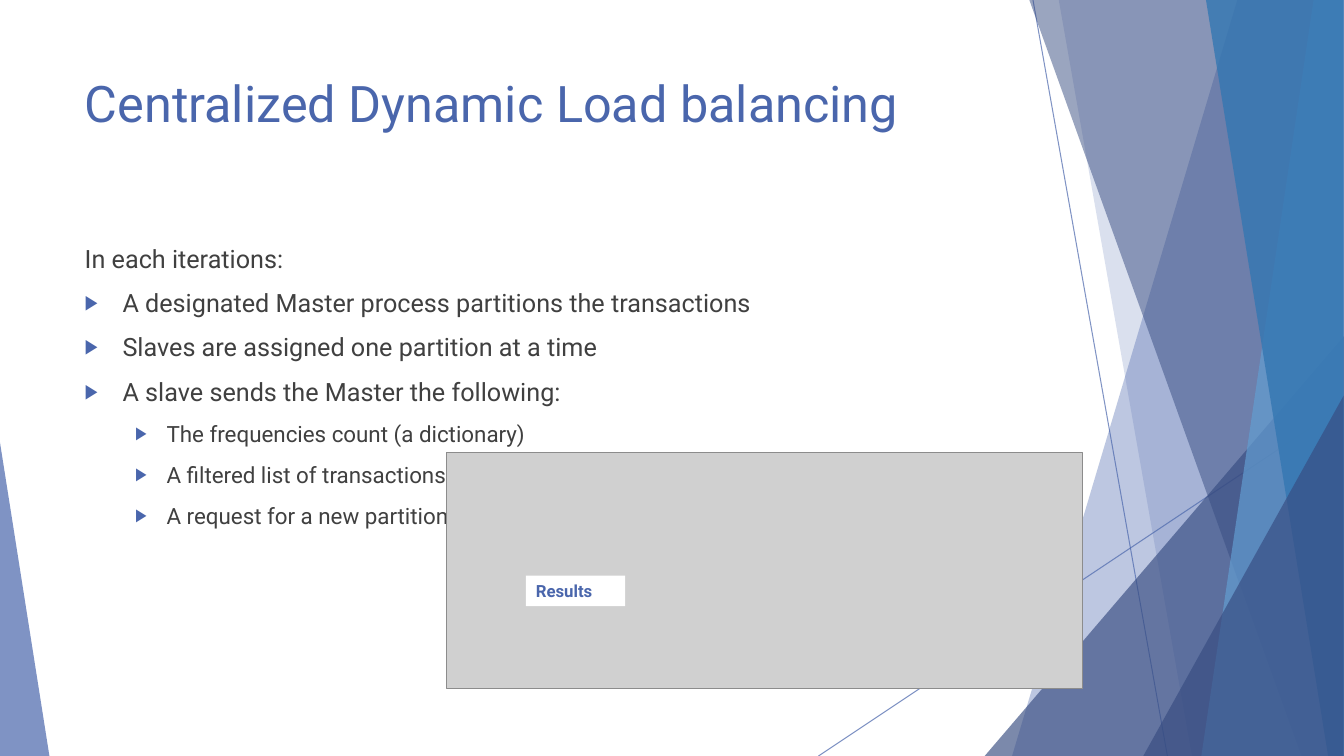
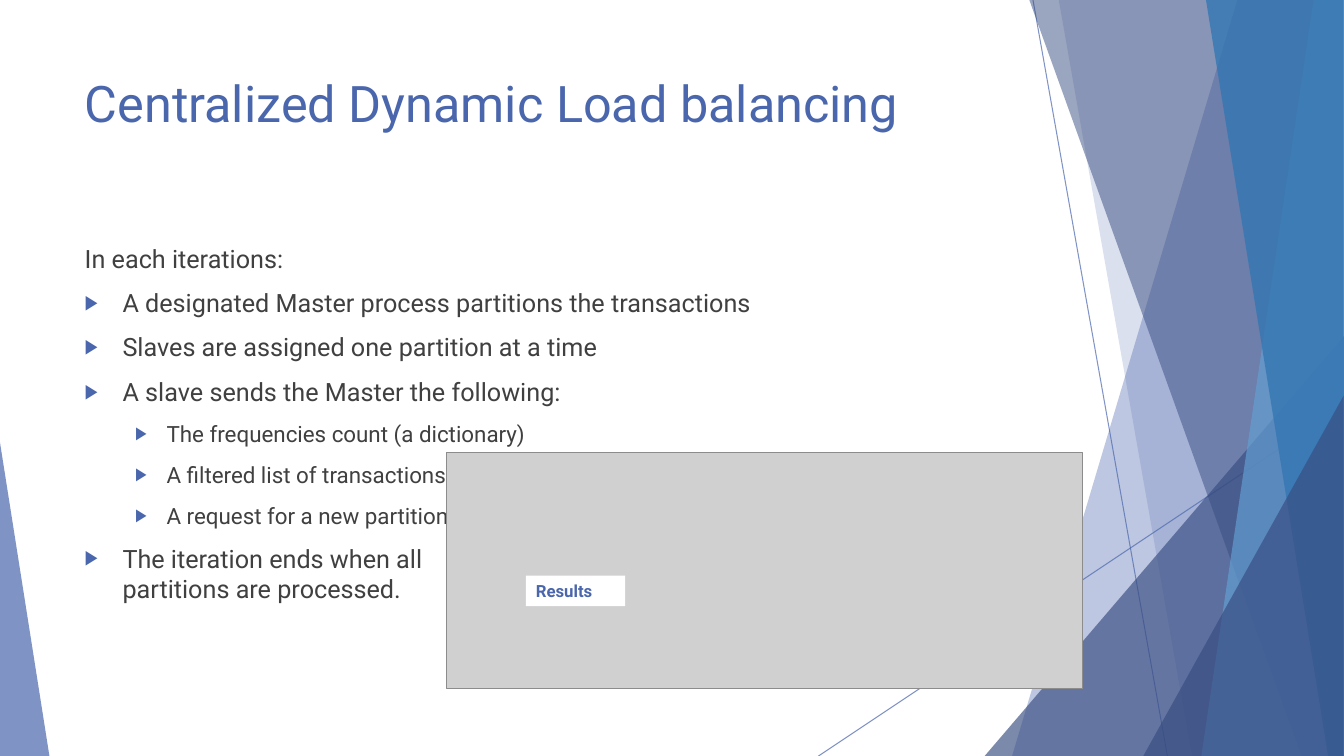
Before and after one commit to ParallelProgramming/Term-Project, a slide deck: slide 9 of Parallel Data Mining.pptx (slide 8 before the commit). Drawn at 1344x756 pixels with LibreOffice and Linux fonts; fonts in the diff are those of the drawing; grey boxes stand for pictures. Boxes give left, top, right and bottom in pixels: in the first picture for what was removed or moved away, otherwise in the second. Text is boxed around its words. In the diff, an @@ line names an element or a change of style, - is before the commit and + after.

```diff
--- a/Parallel Data Mining.pptx
+++ b/Parallel Data Mining.pptx
@@ text at (123,549,422,603): paragraph added @@
+▶ The iteration ends when all
+  partitions are processed.
```
Also in this commit, not shown: 5 other slides changed, 1 slide added.
